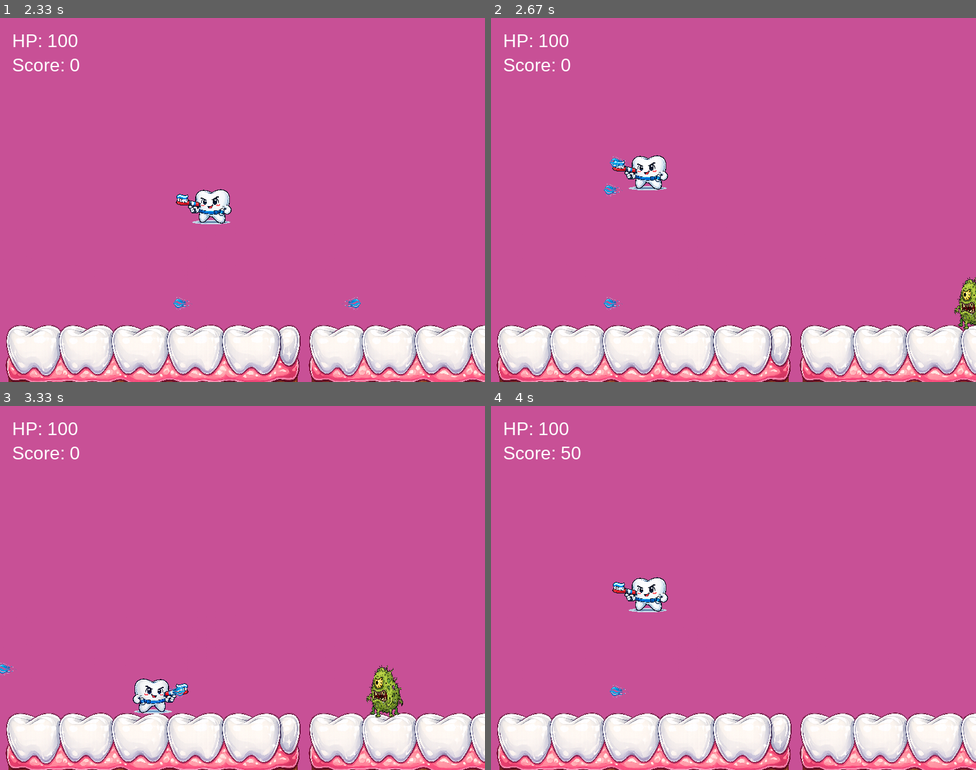
Above: before the commit, frames 1-4 (two rows, left to right).
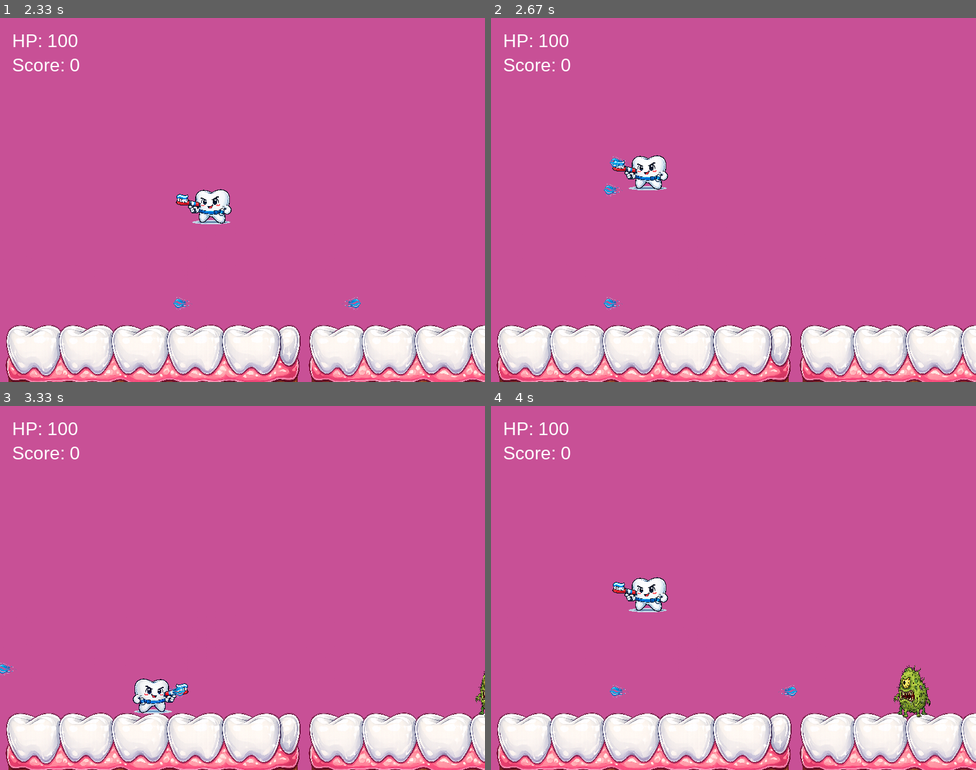
Above: after the commit, the same moments.

Repository: simcha-art/game_tooth_vs_bacteria
Game: pygame game, started from app.py
The game is run twice, just before and just after one commit, with the same random seed, the same clock (stepped at 60 frames per second) and the same inputs.
Inputs:
- Up to frame 1 (2.33 s): tap Enter at 0.33 s; tap F at 0.67, 1.07, 1.37, 1.57, 1.87, 2.07 s; hold Right 1-1.47 s; hold Right 1.5-1.97 s; hold Left from 2 s (still down); tap Space at 2.15 s
- Up to frame 2 (2.67 s): tap F at 2.37, 2.63 s; release Left at 2.53 s; hold Left from 2.57 s (still down)
- Up to frame 3 (3.33 s): tap F at 2.93, 3.07 s; release Left at 2.97 s; hold Right from 3 s (still down)
- Up to frame 4 (4 s): tap F at 3.37, 3.73 s; release Right at 3.63 s; hold Left from 3.67 s (still down); tap Space at 3.82 s

Frame 1 is identical in both runs. In frame 2, 0.4% of the frame differs, in the area x 95-100%, y 71-86%; in frame 3, 0.8%; in frame 4, 0.8%, in the area x 14-91%, y 11-86%.

Commit message:
add species to levels

Diff:
--- a/bacterias.py
+++ b/bacterias.py
@@ -33,7 +33,7 @@
 class RegularBacteria(BaseBacteria):
     def __init__(self, x, y):
         # קורא ל-init של מחלקת הבסיס, עם מהירות גבוהה (4) ונזק רגיל (10)
-        super().__init__(x, y, speed=4, damage=10)
+        super().__init__(x, y, speed=3, damage=10)
         self.current_speed = self.speed if self.facing_right else -self.speed
 
     def move(self, target_rect=None):
@@ -51,7 +51,7 @@
 class TrackerBacteria(BaseBacteria):
     def __init__(self, x, y):
         # מהירות נמוכה (1.5)
-        super().__init__(x, y, width=120, height=120, speed=2, damage=10)
+        super().__init__(x, y, width=120, height=120, speed=4, damage=10)
         self.img_right = tracker_img_right
         self.img_left = tracker_img_left
 
@@ -70,8 +70,8 @@
 class KnightBacteria(BaseBacteria):
     def __init__(self, x, y):
 
-        # מהירות בינונית (2), אבל נזק כפול (20)
-        super().__init__(x, y, speed=2, damage=20)
+
+        super().__init__(x, y, speed=3, damage=10)
         self.img_right = knight_img_right
         self.img_left = knight_img_left
         self.current_speed = self.speed if self.facing_right else -self.speed
@@ -100,9 +100,9 @@
 
 class ShooterBacteria(BaseBacteria):
     def __init__(self, x, y):
+        super().__init__(x, y, speed=2, damage=5,width=140,height=120)  # מגע רגיל עושה מעט נזק (5)
         self.img_right = shooter_img_right
         self.img_left = shooter_img_left
-        super().__init__(x, y, speed=2, damage=5)  # מגע רגיל עושה מעט נזק (5)
         self.shoot_cooldown = 0
         self.projectiles = []
 
@@ -117,7 +117,7 @@
             else:
                 # יורה קליע
                 self.projectiles.append(AcidDrop(self.rect.centerx, self.rect.centery, self.facing_right))
-                self.shoot_cooldown = 60  # יורה כל 60 פריימים (נניח שנייה אחת)
+                self.shoot_cooldown = 200  # יורה כל 60 פריימים (נניח שנייה אחת)
 
         # מעדכן את הקליעים שלו
         for proj in self.projectiles:
@@ -129,3 +129,19 @@
         # מצייר גם את הקליעים שלו
         for proj in self.projectiles:
             proj.draw(offset_x)
+
+class JumperBacteria(BaseBacteria):
+    def __init__(self,x,y):
+        super().__init__(x, y,speed=2,damage=20,width=140,height=120)
+        self.current_speed = self.speed if self.facing_right else -self.speed
+        self.img_right = jumper_img_right
+        self.img_left = jumper_img_left
+
+    def move(self, target_rect=None):
+        self.rect.x += self.current_speed
+
+
+        # שינוי כיוון כשהוא פוגע בקצוות המסך
+        if self.rect.left < 0 or self.rect.right > LEVEL_WIDTH:
+            self.current_speed *= -1
+            self.facing_right = self.current_speed > 0
--- a/pro_main.py
+++ b/pro_main.py
@@ -2,7 +2,7 @@
 from obstacles import *
 from tooth import *
 player = Tooth()
-bacteria = [RegularBacteria(random.randint(300,4000),420) for b in range(10)]
+bacteria = [RegularBacteria(random.randint(300, 4000), 420) for b in range(10)]
 bullets = []
 candies = []
 cola_pits = [Cola_pit(955,500),Cola_pit(1970,500),Cola_pit(2970,500)]
--- a/scores.json
+++ b/scores.json
@@ -1 +1 @@
-[2185, 1150, 650, 550, 450]
+[2185, 1150, 650, 550, 500]
--- a/settings.py
+++ b/settings.py
@@ -1,5 +1,5 @@
 import pygame
-
+from PIL.ImageOps import scale
 
 pygame.init()
 # צבעים
@@ -44,13 +44,15 @@
 floor_img = pygame.transform.scale(floor_img, (500, 426))
 platform_img = pygame.transform.scale(floor_img,(400,300))
 
+# ------------ TOOTH ----------------------
+
 tooth_img_right = pygame.image.load("static/tooth_right.png")
 tooth_img_right = pygame.transform.scale(tooth_img_right, (120, 120))
-
-
 large_tooth_left = pygame.image.load("static/large_tooth_left.png")
 tooth_img_left = pygame.image.load("static/tooth_left.png")
 tooth_img_left = pygame.transform.scale(tooth_img_left, (120, 120))
+
+# -------------- RegularBacteria -------------------
 
 germ_img_right = pygame.image.load("static/germ_right.png")
 germ_img_right = pygame.transform.scale(germ_img_right, (100, 100))
@@ -68,21 +70,32 @@
 
 # ---------------- KNIGHT ----------------
 knight_img_right = pygame.image.load("static/knight_right.png")
-knight_img_right = pygame.transform.scale(knight_img_right, (100, 100))
+knight_img_right = pygame.transform.scale(knight_img_right, (120, 120))
 
 knight_img_left = pygame.image.load("static/knight_left.png")
-knight_img_left = pygame.transform.scale(knight_img_left, (100, 100))
+knight_img_left = pygame.transform.scale(knight_img_left, (120, 120))
 
 
 # ---------------- SHOOTER ----------------
 shooter_img_right = pygame.image.load("static/acid germ_right.png")
-shooter_img_right = pygame.transform.scale(shooter_img_right, (100, 100))
+shooter_img_right = pygame.transform.scale(shooter_img_right, (140, 120))
 
 shooter_img_left = pygame.image.load("static/acid germ_left.png")
-shooter_img_left = pygame.transform.scale(shooter_img_left, (100, 100))
+shooter_img_left = pygame.transform.scale(shooter_img_left, (140, 120))
+
+#---------------- JUMPER ------------------
+jumper_img_right = pygame.image.load("static/jump bacteria.png")
+jumper_img_right = pygame.transform.scale(jumper_img_right,(140,120))
+
+jumper_img_left = pygame.image.load("static/jump bacteria left.png")
+jumper_img_left = pygame.transform.scale(jumper_img_left,(140,120))
+
+#---------------- CANDY --------------
 
 candy_img = pygame.image.load("static/candy.png")
 candy_img = pygame.transform.scale(candy_img,(40,40))
+
+#-------------- GATE --------------------
 
 gate_img = pygame.image.load("static/gate.png")
 gate_img = pygame.transform.scale(gate_img,(200,200))
--- a/ניסויים.py
+++ b/ניסויים.py
@@ -16,7 +16,7 @@
 # ---------------- GLOBALS ----------------
 score = 0
 spawn_timer = 0
-level_game = 3
+level_game = 1
 last_damage_time = 0
 damage_delay = 500
 
@@ -42,14 +42,35 @@
         platforms = [Platform(800, 200), Platform(1870, 200), Platform(2870, 200)]
 
     elif level == 2:
-        bacteria = [TrackerBacteria(random.randint(300, 4000), 420) for _ in range(20)]
-        cola_pits = [Cola_pit(1200, 500), Cola_pit(2500, 500)]
-        platforms = [Platform(1000, 250), Platform(2000, 150)]
-
-    elif level ==3:
-        bacteria = [KnightBacteria(random.randint(300, 4000), 420) for _ in range(20)]
-        cola_pits = [Cola_pit(1200, 500), Cola_pit(2500, 500)]
-        platforms = [Platform(1000, 250), Platform(2000, 150)]
+        bacteria = [[RegularBacteria(random.randint(300, 4000), 420) for _ in range(5)],
+                    [TrackerBacteria(600,420),TrackerBacteria(2000,420),TrackerBacteria(3000,420)]]
+        cola_pits = [Cola_pit(1200, 500), Cola_pit(2500, 500)]
+        platforms = [Platform(1000, 250), Platform(2000, 150)]
+
+    elif level == 3:
+        bacteria = [[RegularBacteria(random.randint(300, 4000), 420) for _ in range(5)],
+                    [TrackerBacteria(random.randint(300, 4000), 420) for _ in range(7)],
+                    [KnightBacteria(500,420),KnightBacteria(1200,420),KnightBacteria(1800,420)]]
+        cola_pits = [Cola_pit(1200, 500), Cola_pit(2500, 500)]
+        platforms = [Platform(1000, 250), Platform(2000, 150)]
+
+    elif level == 4:
+        bacteria = [[ShooterBacteria(500, 420), ShooterBacteria(1000, 420)],
+                    [KnightBacteria(random.randint(300, 4000), 420) for _ in range(5)],
+                    [TrackerBacteria(random.randint(300, 4000), 420) for _ in range(5)]]
+        cola_pits = [Cola_pit(1200, 500), Cola_pit(2500, 500)]
+        platforms = [Platform(1000, 250), Platform(2000, 150)]
+
+    elif level == 5:
+        bacteria = [[KnightBacteria(random.randint(300, 4000), 420) for _ in range(10)],
+                    [TrackerBacteria(700,420),TrackerBacteria(1600,420),TrackerBacteria(2400,420)],
+                    [ShooterBacteria(1300,420),ShooterBacteria(2000,420)],
+                    [JumperBacteria(800,420),JumperBacteria(1050,420),JumperBacteria(2500,420)]]
+
+        cola_pits = [Cola_pit(1200, 500), Cola_pit(2500, 500)]
+        platforms = [Platform(1000, 250), Platform(2000, 150)]
+
+
 
 
     gate = Gate()
@@ -85,13 +106,13 @@
 
             elif game_state == "victory" and event.key == pygame.K_RETURN:
                 level_game += 1
-                if level_game > 3:
+                if level_game > 5:
                     game_state = "final_victory"
                 elif pygame.K_RETURN:
                     load_level(level_game)
                     game_state = "playing"
 
-            elif game_state == "playing" and event.key == pygame.K_RETURN:
+            elif game_state == "playing" and event.key == pygame.K_z :
                 bullets.append(Bullet(player.rect.right, player.rect.centery, player.facing_right))
                 shot_sound.play()
 
@@ -121,8 +142,12 @@
             c.move()
 
         # Bacteria
-        for b in bacteria:
-            b.move(player.rect)
+        for species in bacteria:
+            if type(species) == list:
+                for b in species:
+                    b.move(player.rect)
+            else:
+                species.move(player.rect)
 
         # Bullets
         for bullet in bullets[:]:
@@ -132,25 +157,48 @@
 
         # Bullet hits
         for bullet in bullets[:]:
-            for b in bacteria[:]:
-                if bullet.rect.colliderect(b.rect):
-                    bullets.remove(bullet)
-                    bacteria.remove(b)
-                    score += 50
-                    break
+            for species in bacteria[:]:
+                if type(species) == list:
+                    for b in species:
+                        if bullet.rect.colliderect(b.rect):
+                            bullets.remove(bullet)
+                            species.remove(b)
+                            score += 50
+                            break
+                else:
+                    if bullet.rect.colliderect(species.rect):
+                        bullets.remove(bullet)
+                        bacteria.remove(species)
+                        score += 50
+                        break
+
 
         # Player damage
-        for b in bacteria[:]:
-            if player.rect.colliderect(b.rect):
-                player.hp -= b.damage
-                bacteria.remove(b)
-                player_hit_sound.play()
-
-            if hasattr(b, 'projectiles'):
-                for proj in b.projectiles[:]:
-                    if player.rect.colliderect(proj.rect):
-                        player.hp -= proj.damage
-                        b.projectiles.remove(proj)
+        for species in bacteria[:]:
+            if type(species) == list:
+                for b in species:
+                    if player.rect.colliderect(b.rect):
+                        player.hp -= b.damage
+                        species.remove(b)
+                        player_hit_sound.play()
+
+                    if hasattr(b, 'projectiles'):
+                        for proj in b.projectiles[:]:
+                            if player.rect.colliderect(proj.rect):
+                                player.hp -= proj.damage
+                                b.projectiles.remove(proj)
+            else:
+                if player.rect.colliderect(species.rect):
+                    player.hp -= species.damage
+                    bacteria.remove(species)
+                    player_hit_sound.play()
+
+                if hasattr(species, 'projectiles'):
+                    for proj in species.projectiles[:]:
+                        if player.rect.colliderect(proj.rect):
+                            player.hp -= proj.damage
+                            species.projectiles.remove(proj)
+
 
         for s in candies[:]:
             if player.rect.colliderect(s.rect):
@@ -192,8 +240,12 @@
 
         player.draw(offset_x)
 
-        for b in bacteria:
-            b.draw(offset_x)
+        for species in bacteria:
+            if type(species) == list:
+                for b in species:
+                    b.draw(offset_x)
+            else:
+                species.draw(offset_x)
 
         for s in candies:
             s.draw(offset_x)
Binary file added: static/jump bacteria left.png
Renamed: static/boss.png -> static/jump bacteria.png
Binary file added: static/מפלצת סוכר צבעונית ומפחידה.png
